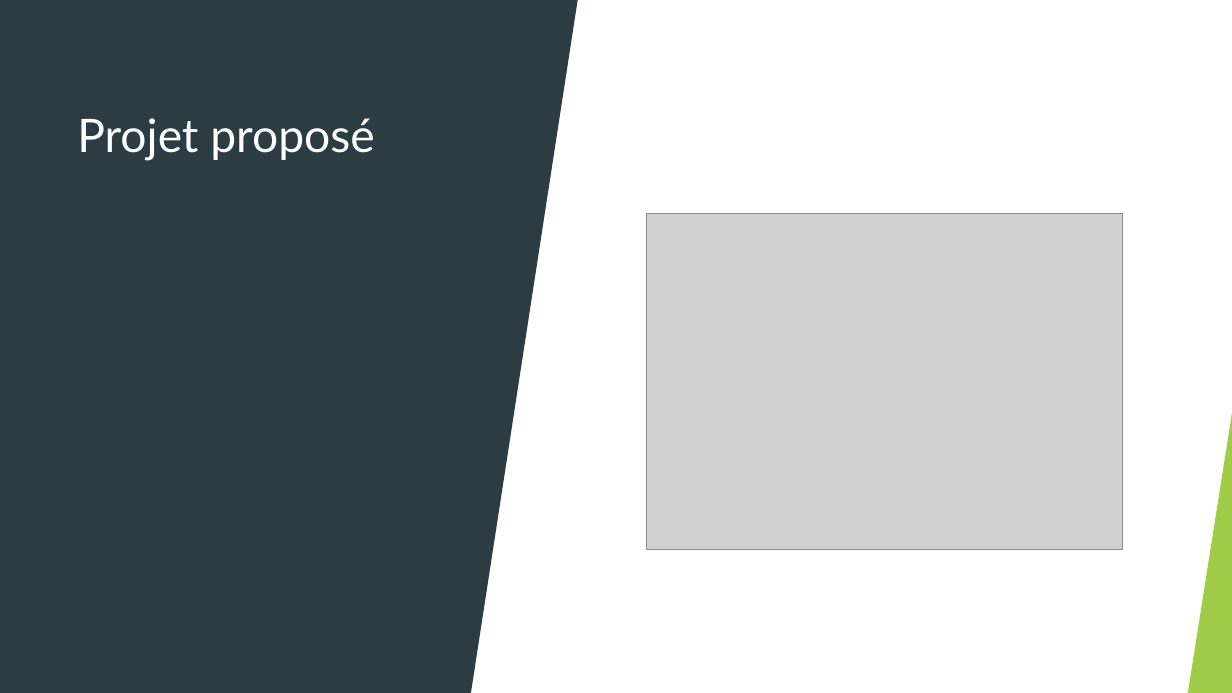
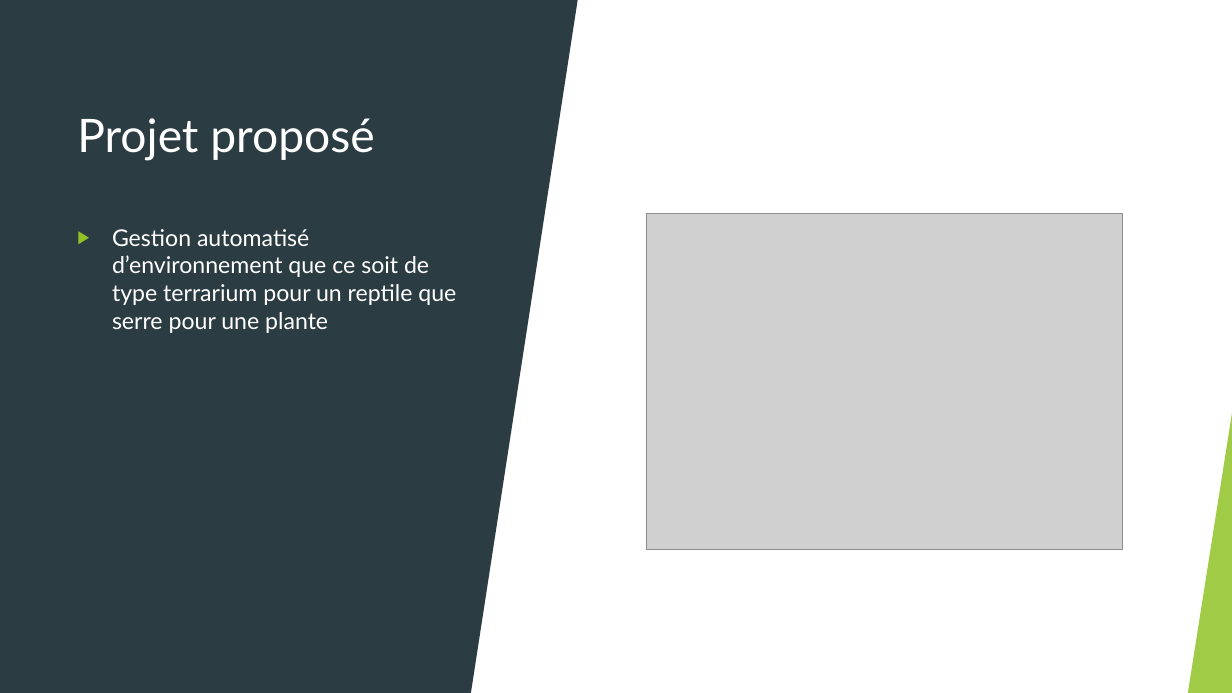
Before and after one commit to joyaAmora/Gestion_de_projet, a slide deck: slide 5 of Presentation.pptx. Drawn at 1232x693 pixels with LibreOffice and Linux fonts; fonts in the diff are those of the drawing; grey boxes stand for pictures. Boxes give left, top, right and bottom in pixels: in the first picture for what was removed or moved away, otherwise in the second. Text is boxed around its words. In the diff, an @@ line names an element or a change of style, - is before the commit and + after.

Commit message:
projet proposé et résultats attendu

```diff
--- a/Presentation.pptx
+++ b/Presentation.pptx
@@ text added at [112, 229, 456, 333], 18 pt, text #FFFFFF @@
+▶ Gestion automatisé d’environnement que ce soit de type terrarium pour un reptile que serre pour une plante
```
Also in this commit, not shown: 1 other slide changed.
